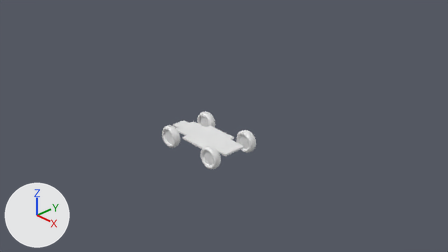
Two versions of the Blender file Blender/nasa-lunar-rover.blend, one commit apart.
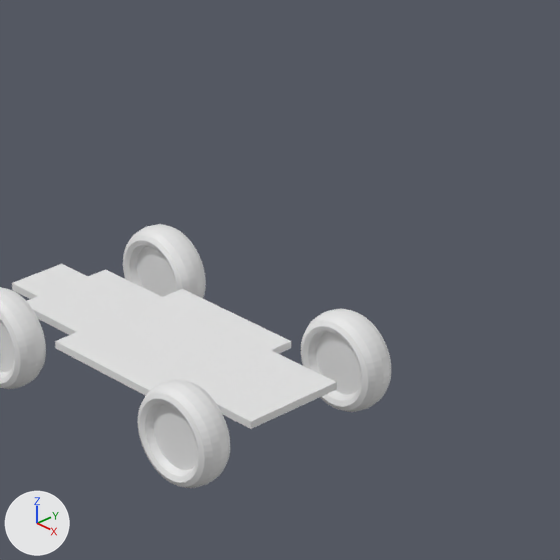
Old and new are each drawn from the file's camera 'Camera' and again close up on the part from 38% to 65% of the width and 25% to 73% of the height. Lighting does not change. The marker at lower left points along +X, +Y and +Z.

In view in the first close-up: 'Frame', 'Wheel'.
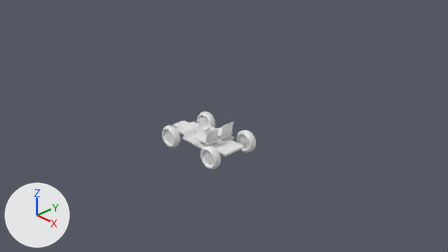
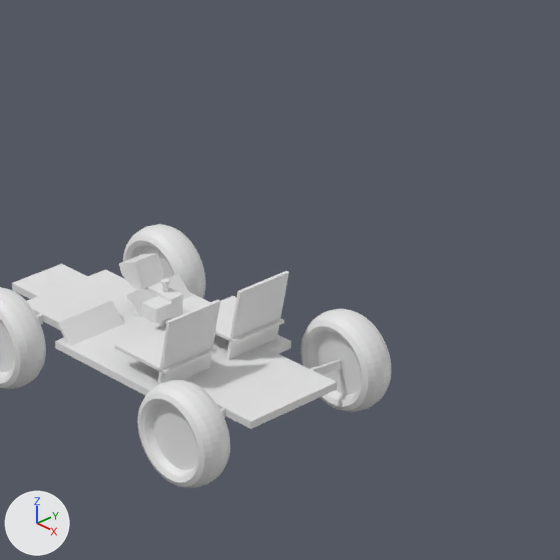
Commit message: Chair & Console blockouts

The change, as a diff of the scene's bpy script:
```diff
--- a/Blender/nasa-lunar-rover.blend.py
+++ b/Blender/nasa-lunar-rover.blend.py
@@ me_cylinder @@
 # used by ob_wheel; location = (-0.23, -1.033, 0.0); rotation_euler = (1.571, 0.0, 0.0), in degrees (90, 0, 0); scale = (0.5, 0.5, 0.114)
-me_cylinder.from_pydata(...)  # 640 vertices, 610 faces; spans x -0.394..0.396, y -0.395..0.395, z -0.63..0.625
+me_cylinder.from_pydata(...)  # 648 vertices, 616 faces; spans x -9.642..10.1, y -0.703..0.305, z -3.158..3.247
+# me_cylinder part 1: a new loose piece, a 32-sided cylinder along y spanning x -7.418..7.822, y -0.565..-0.3, z -2.427..2.517
+# me_cylinder part 2: the loose piece of 576 vertices spanning x -0.394..0.396, y -0.395..0.395, z -0.63..0.625 is multiplied about its middle by the matrix ((25.0, 0.0, 0.0), (0.0, 0.0, -0.433), (0.0, 8.111, 0.0)), then moved by (0.228, -0.431, 0.048)
+# me_cylinder part 3: the loose piece of 64 vertices spanning x -0.305..0.305, y -0.305..0.305, z -0.305..0.305 is rebuilt with 8 vertices and now spans x -0.305..0.305, y -0.306..0.305, z -0.305..0.587
@@ me_cube_007 @@
+me_cube_007.from_pydata([(-0.305, -0.305, 0.305), (-0.305, 0.305, 0.305), (0.305, -0.305, -0.305), (0.305, -0.305, 0.305), (0.305, 0.305, -0.305), (0.305, 0.305, 0.305), (0.067, 0.305, -0.305), (0.067, -0.305, -0.305), (-0.305, -0.305, 0.035), (-0.305, 0.305, 0.035)], [], [(8, 0, 1, 9), (6, 4, 2, 7), (4, 5, 3, 2), (0, 8, 7, 2, 3), (5, 4, 6, 9, 1), (9, 6, 7, 8), (5, 1, 0, 3)])
@@ ob_wheel @@
 ob_wheel = bpy.data.objects.new('Wheel', me_cylinder)
-ob_wheel.location = (-0.23, -1.033, 0.0)
-ob_wheel.rotation_euler = (1.571, 0.0, 0.0)  # degrees (90, 0, 0)
-ob_wheel.scale = (0.5, 0.5, 0.114)
+ob_wheel.location = (-0.234, -0.919, -0.003)
+ob_wheel.scale = (0.02, 0.263, 0.0616)
 _m = ob_wheel.modifiers.new('Mirror', 'MIRROR')
@@ ob_footrest @@
+ob_footrest = bpy.data.objects.new('Footrest', me_cube_005)  # a box spanning x -0.305..0.305, y -0.305..0.305, z -0.305..0.305; modifiers MIRROR
+ob_footrest.location = (0.006, -0.795, 0.066)
+ob_footrest.rotation_euler = (0.0, -0.785, 0.0)  # degrees (0, -45, 0)
+ob_footrest.scale = (0.02, 0.438, 0.166)
@@ ob_chair @@
+ob_chair = bpy.data.objects.new('Chair', me_cube_004)  # 16 vertices, 12 faces; spans x -0.3..0.3, y -0.3..0.3, z -1.4..12.48; modifiers MIRROR
+ob_chair.location = (0.558, -0.797, 0.184)
+ob_chair.rotation_euler = (0.0, -1.368, 0.0)  # degrees (0, -78, 0)
+ob_chair.scale = (0.511, 0.409, 0.0201)
@@ ob_c_d_console_002 @@
+ob_c_d_console_002 = bpy.data.objects.new('C&D Console 002', me_cube_005.copy())
+ob_c_d_console_002.location = (0.276, -0.697, 0.191)
+ob_c_d_console_002.scale = (0.127, 0.136, 0.0966)
@@ ob_joystick @@
+ob_joystick = bpy.data.objects.new('Joystick', me_cylinder_001)  # 64 vertices, 50 faces; spans x -0.457..0.457, y -0.457..0.457, z -0.305..0.55
+ob_joystick.location = (0.244, -0.626, 0.249)
+ob_joystick.scale = (0.035, 0.035, 0.0526)
@@ ob_c_d_console_mount_002 @@
+ob_c_d_console_mount_002 = bpy.data.objects.new('C&D Console Mount 002', me_cube_005.copy())
+ob_c_d_console_mount_002.location = (0.224, -0.625, 0.227)
+ob_c_d_console_mount_002.scale = (0.281, 0.1, 0.02)
@@ ob_c_d_console @@
+ob_c_d_console = bpy.data.objects.new('C&D Console', me_cube_007)
+ob_c_d_console.location = (0.109, -0.624, 0.264)
+ob_c_d_console.rotation_euler = (0.0, -0.398, 0.0)  # degrees (0, -23, 0)
+ob_c_d_console.scale = (0.161, 0.191, 0.174)
@@ ob_c_d_console_mount @@
+ob_c_d_console_mount = bpy.data.objects.new('C&D Console Mount', me_cube_006)  # a box spanning x -0.305..0.305, y -0.237..0.305, z -0.305..0.593
+ob_c_d_console_mount.location = (0.286, -0.629, 0.098)
+ob_c_d_console_mount.scale = (0.0571, 0.113, 0.207)
```

Boxes [x1, y1, x2, y2] around the edits, measured in the close-ups (560 x 560 px; the box of a moved part takes in the faces that stretch with it):
'Wheel', reshaped, moved, rescaled, turned
    both: [0, 224, 391, 488]
'Chair', added
    after: [115, 271, 289, 386]
'Footrest', added
    after: [57, 274, 191, 346]
'C&D Console', added
    after: [119, 253, 165, 290]
'C&D Console 002', added
    after: [142, 296, 173, 323]
'C&D Console Mount 002', added
    after: [144, 282, 184, 302]
'C&D Console Mount', added
    after: [164, 298, 183, 325]
'Joystick', added
    after: [161, 278, 170, 292]
part 1 of me_cylinder, added
    after: [0, 246, 360, 470]
part 2 of me_cylinder, moved or reshaped
    both: [35, 251, 351, 421]
part 3 of me_cylinder, rebuilt
    before: [0, 246, 360, 470]
    after: [37, 314, 341, 419]
